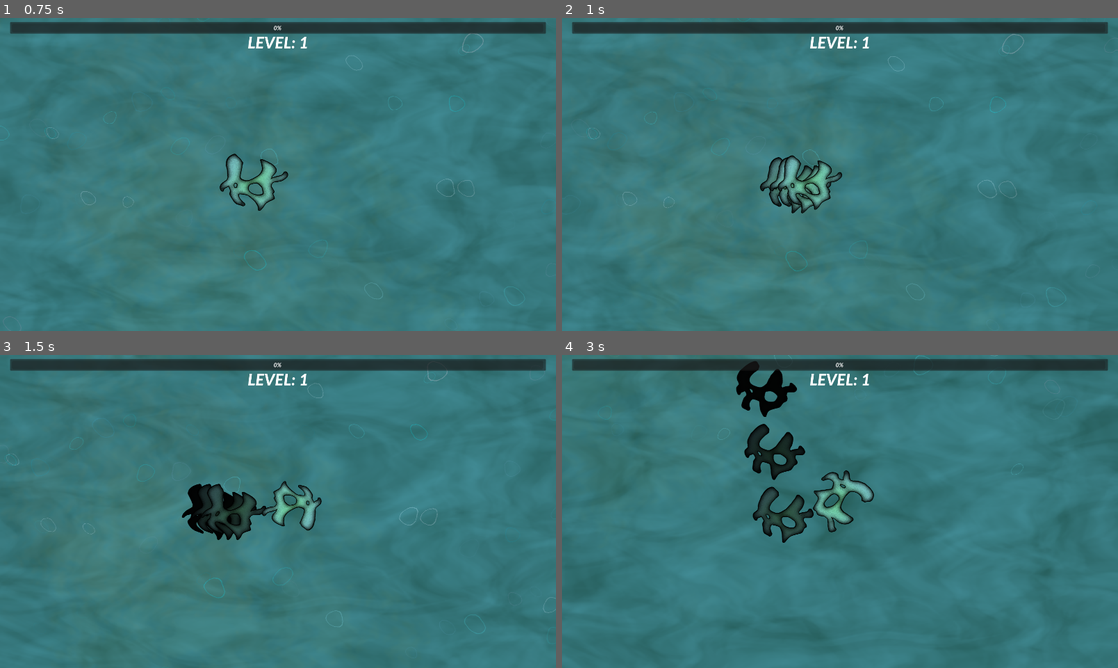
Above: before the commit, frames 1-4 (two rows, left to right).
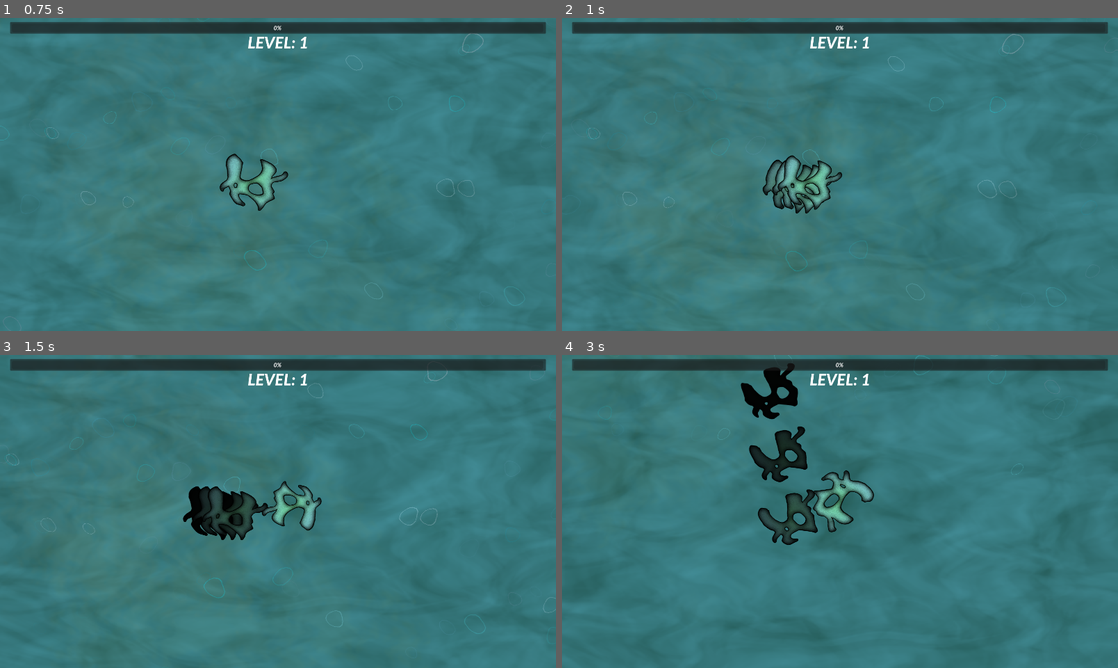
Above: after the commit, the same moments.

Repository: borna-misetic/X.Press-2025
Game: Godot game, scene res://Scenes/main.tscn
Two runs of this game, one before a commit and one after it. Both use one fixed random seed, a clock stepped at 60 frames per second and the inputs below.
Inputs (mouse positions are in pixels of both pictures, inside the frame that each line leads up to):
- Up to frame 1 (0.75 s): move the mouse to (400, 158) at 0.52 s; hold D (move_right) from 0.53 s (still down); tap Space (dash) at 0.6 s
- Up to frame 2 (1 s): keep holding D (move_right)
- Up to frame 3 (1.5 s): move the mouse to (166, 527) at 1.27 s; release D (move_right) at 1.28 s; hold S (move_down) from 1.28 s (still down); click (166, 527) at 1.35 s
- Up to frame 4 (3 s): move the mouse to (895, 442) at 2.02 s; release S (move_down) at 2.03 s; hold D (move_right) 2.03-2.78 s; tap Space (dash) at 2.1 s; move the mouse to (812, 574) at 2.77 s; hold W (move_up) from 2.78 s (still down); click (812, 574) at 2.85 s

Frame 1 is identical in both runs. In frame 2, 0.5% of the frame differs, in the area x 35-49%, y 44-63%; in frame 3, 0.5%; in frame 4, 2.7%, in the area x 31-46%, y 2-61%.

Commit message:
Dash tweaks

Diff:
--- a/Scenes/EyeCandy/ghost_sprite/ghost_sprite.gd
+++ b/Scenes/EyeCandy/ghost_sprite/ghost_sprite.gd
@@ -3,9 +3,10 @@
 func _ready() -> void:
 	ghosting()
 
-func set_property(tx_pos, tx_scale ):
+func set_property(tx_pos, tx_scale, tx_rot ):
 	position = tx_pos
 	scale = tx_scale
+	rotation = tx_rot
 
 func ghosting():
 	var tween_fade = get_tree().create_tween();
--- /dev/null
+++ b/Scenes/EyeCandy/main_menu.tscn
@@ -0,0 +1,69 @@
+[gd_scene load_steps=2 format=3 uid="uid://1rmyq1xls5ht"]
+
+[ext_resource type="FontFile" uid="uid://dmje0kblmalj4" path="res://Fonts/lato.heavy-italic.ttf" id="1_l0xik"]
+
+[node name="MainMenu" type="Control"]
+layout_mode = 3
+anchors_preset = 15
+anchor_right = 1.0
+anchor_bottom = 1.0
+grow_horizontal = 2
+grow_vertical = 2
+
+[node name="Label" type="Label" parent="."]
+layout_mode = 1
+anchors_preset = 5
+anchor_left = 0.5
+anchor_right = 0.5
+offset_left = -801.0
+offset_top = 243.0
+offset_right = -34.0
+offset_bottom = 398.0
+grow_horizontal = 2
+theme_override_fonts/font = ExtResource("1_l0xik")
+theme_override_font_sizes/font_size = 128
+text = "GAME_NAME"
+
+[node name="Panel" type="Panel" parent="."]
+layout_mode = 2
+offset_left = 259.0
+offset_top = 467.0
+offset_right = 659.0
+offset_bottom = 767.0
+scale = Vector2(1.5, 1.5)
+size_flags_vertical = 3
+
+[node name="VBoxContainer" type="VBoxContainer" parent="Panel"]
+layout_mode = 0
+offset_right = 400.0
+offset_bottom = 300.0
+
+[node name="MarginContainer" type="MarginContainer" parent="Panel/VBoxContainer"]
+layout_mode = 2
+
+[node name="Button" type="Button" parent="Panel/VBoxContainer"]
+layout_mode = 2
+size_flags_vertical = 3
+theme_override_fonts/font = ExtResource("1_l0xik")
+theme_override_font_sizes/font_size = 60
+text = "START"
+
+[node name="MarginContainer2" type="MarginContainer" parent="Panel/VBoxContainer"]
+layout_mode = 2
+
+[node name="Button2" type="Button" parent="Panel/VBoxContainer"]
+layout_mode = 2
+size_flags_vertical = 3
+theme_override_fonts/font = ExtResource("1_l0xik")
+theme_override_font_sizes/font_size = 60
+text = "START"
+
+[node name="MarginContainer3" type="MarginContainer" parent="Panel/VBoxContainer"]
+layout_mode = 2
+
+[node name="Button3" type="Button" parent="Panel/VBoxContainer"]
+layout_mode = 2
+size_flags_vertical = 3
+theme_override_fonts/font = ExtResource("1_l0xik")
+theme_override_font_sizes/font_size = 60
+text = "START"
--- a/Scripts/dash_component.gd
+++ b/Scripts/dash_component.gd
@@ -23,7 +23,7 @@
 func add_ghost():
 	var ghost = ghost_node.instantiate()
 	#ALERT Nest tu nebu stimalo
-	ghost.set_property(body.position, body.scale * 2)
+	ghost.set_property(body.position, body.scale * 2, body.rotation)
 	get_tree().current_scene.add_child(ghost)
 
 
Not shown: 1 places in Scenes/ameba_player.tscn that only renumber resources
Not shown: 1 places in Scenes/dash_component.tscn that only renumber resources
